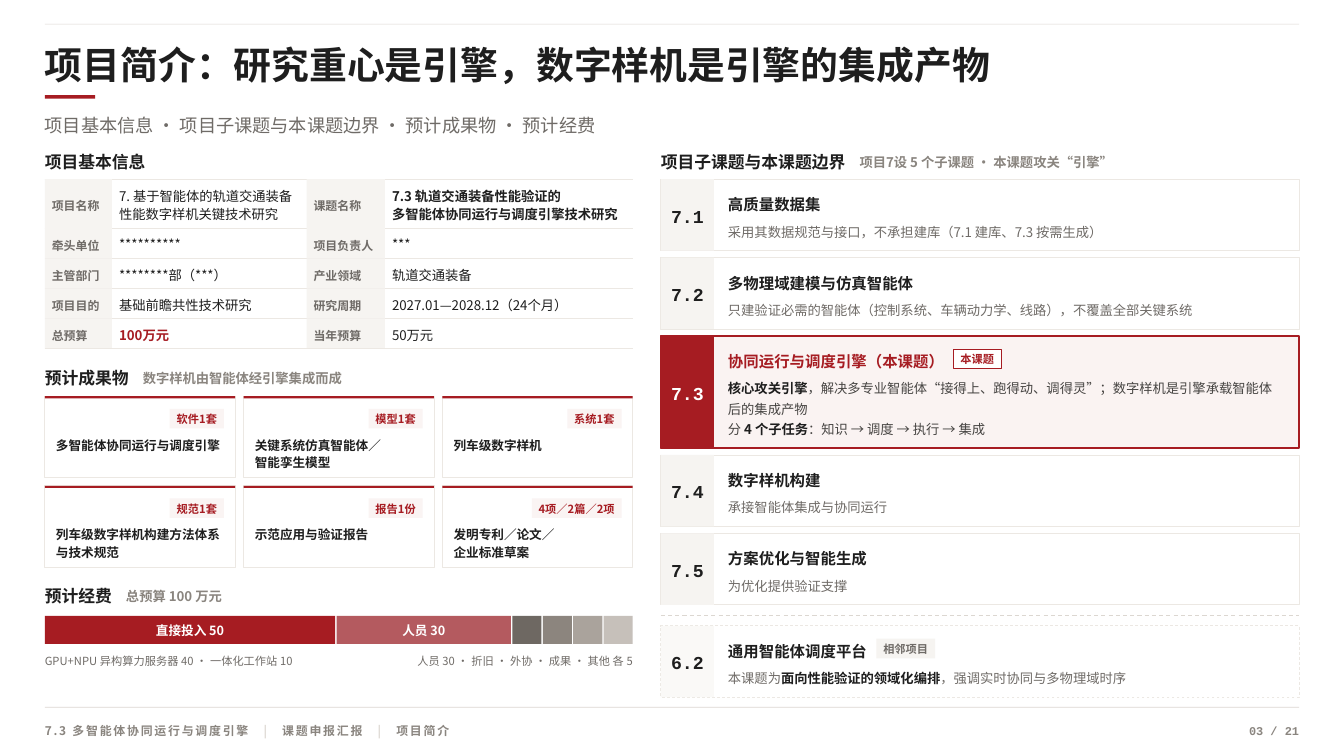
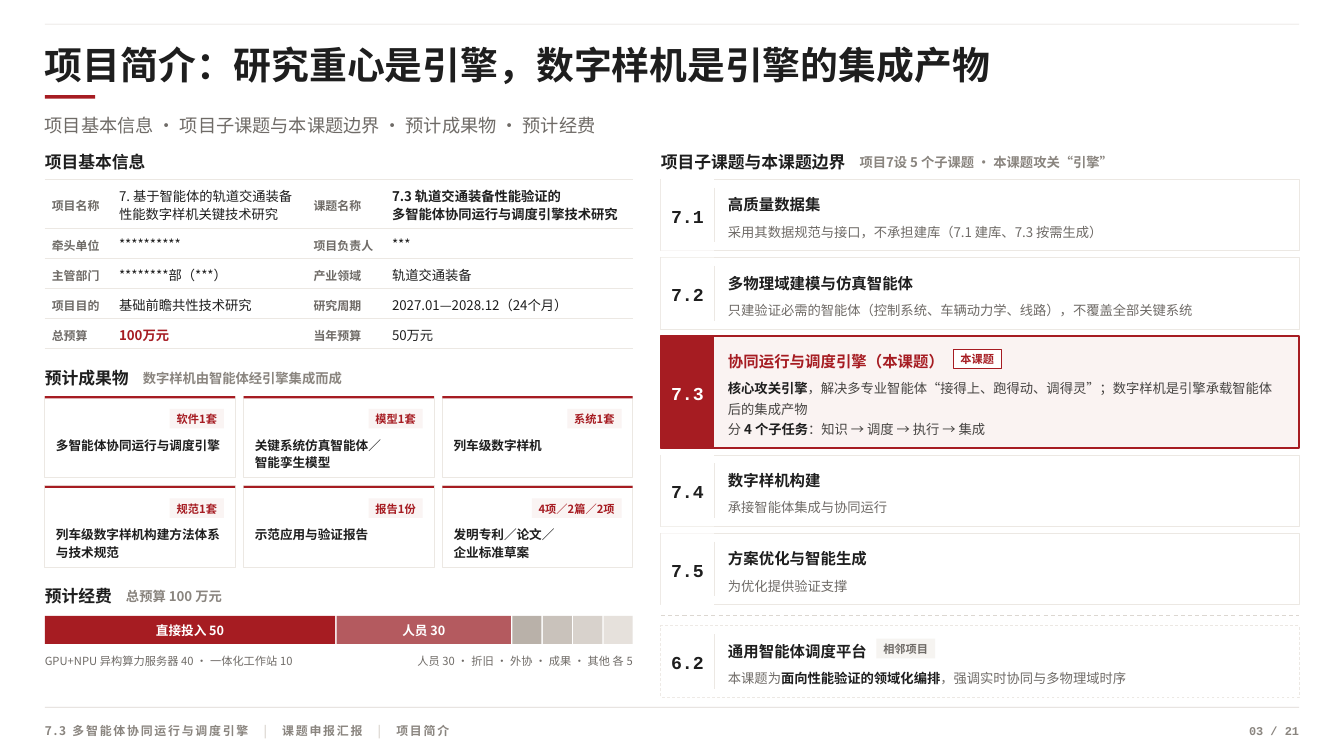
Before and after one commit to huosi012/PPT, a slide deck: slide 3 of 项目汇报PPT.pptx. Drawn at 1344x756 pixels with LibreOffice and Linux fonts; fonts in the diff are those of the drawing; background and template pictures are left out. Boxes give left, top, right and bottom in pixels: in the first picture for what was removed or moved away, otherwise in the second. Text is boxed around its words. In the diff, an @@ line names an element or a change of style, - is before the commit and + after.

```diff
--- a/项目汇报PPT.pptx
+++ b/项目汇报PPT.pptx
@@ rectangle at <box>512,616,541,644</box>: fill #6E6862 to #B9B1A9 @@
@@ rectangle at <box>543,616,573,644</box>: fill #8C857E to #C9C2BB @@
@@ rectangle at <box>574,616,603,644</box>: fill #AAA39C to #D8D2CC @@
@@ rectangle at <box>604,616,633,644</box>: fill #C6C0BA to #E6E1DC @@
@@ text "6.2": place and size @@
-text "6.2" at <box>661,626,715,698</box>
+text "6.2" at <box>671,657,704,669</box>
@@ text "6.2" at <box>671,657,704,669</box>: fill #FAF9F7 to none @@
@@ line added from (714, 634) to (714, 689), #ECE8E3 0.5 pt @@
```
Also in this commit, not shown: 1 other slide changed, 5 other files.
